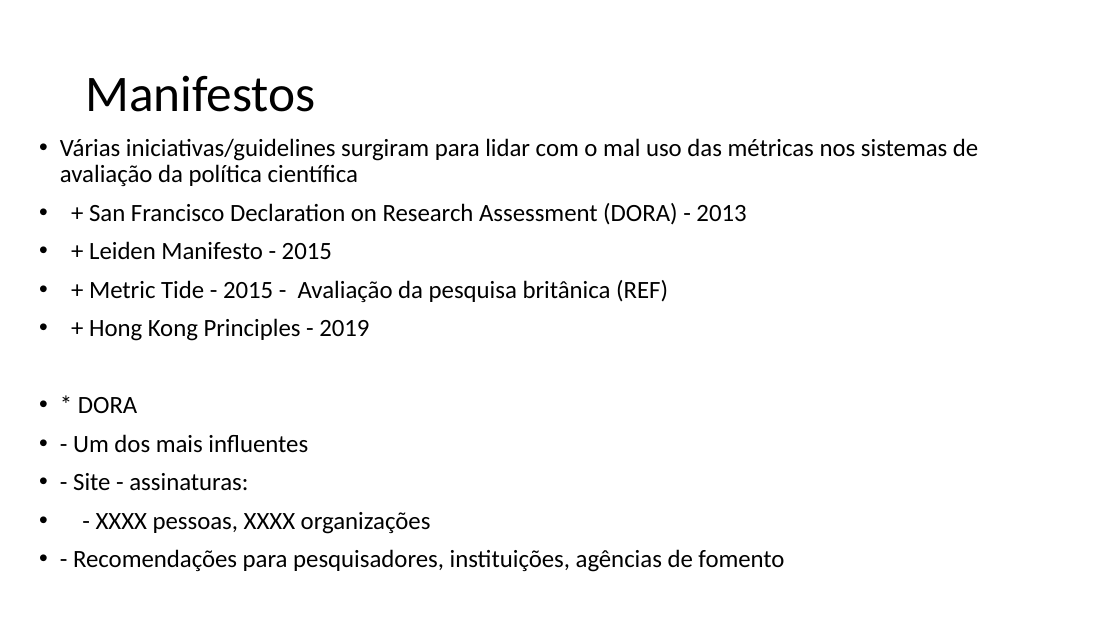
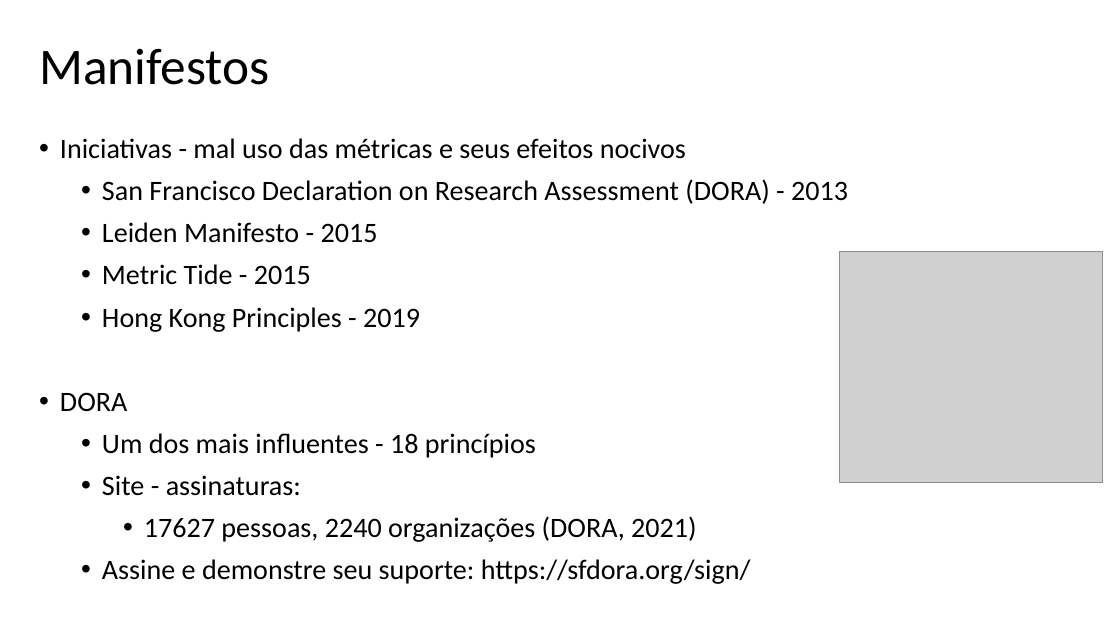
Before and after one commit to gavieira/ECG, a slide deck: slide 39 of apresentacao/apresentacao.pptx (slide 42 before the commit). Drawn at 1120x630 pixels with LibreOffice and Linux fonts; fonts in the diff are those of the drawing; grey boxes stand for pictures. Boxes give left, top, right and bottom in pixels: in the first picture for what was removed or moved away, otherwise in the second. Text is boxed around its words. In the diff, an @@ line names an element or a change of style, - is before the commit and + after.

```diff
--- a/apresentacao/apresentacao.pptx
+++ b/apresentacao/apresentacao.pptx
@@ text "Manifestos": place and size @@
-text "Manifestos" at [85,75,315,112]
+text "Manifestos" at [39,48,269,85]
@@ text at [60,138,848,584]: text changed; size 21.3 to 24.1 pt @@
-• Várias iniciativas/guidelines surgiram para lidar com o mal uso das métricas nos sistemas de avaliação da política científica
-• + San Francisco Declaration on Research Assessment (DORA) - 2013
-• + Leiden Manifesto - 2015
-• + Metric Tide - 2015 - Avaliação da pesquisa britânica (REF)
-• + Hong Kong Principles - 2019
-• * DORA
-• - Um dos mais influentes
-• - Site - assinaturas:
-• - XXXX pessoas, XXXX organizações
-• - Recomendações para pesquisadores, instituições, agências de fomento
+• Iniciativas - mal uso das métricas e seus efeitos nocivos
+  • San Francisco Declaration on Research Assessment (DORA) - 2013
+  • Leiden Manifesto - 2015
+  • Metric Tide - 2015
+  • Hong Kong Principles - 2019
+• DORA
+  • Um dos mais influentes - 18 princípios
+  • Site - assinaturas:
+    • 17627 pessoas, 2240 organizações (DORA, 2021)
+  • Assine e demonstre seu suporte: https://sfdora.org/sign/
@@ picture added at [840,251,1102,482] @@
```
Also in this commit, not shown: 10 other slides changed, 20 slides added, 14 slides removed, 9 other files.
